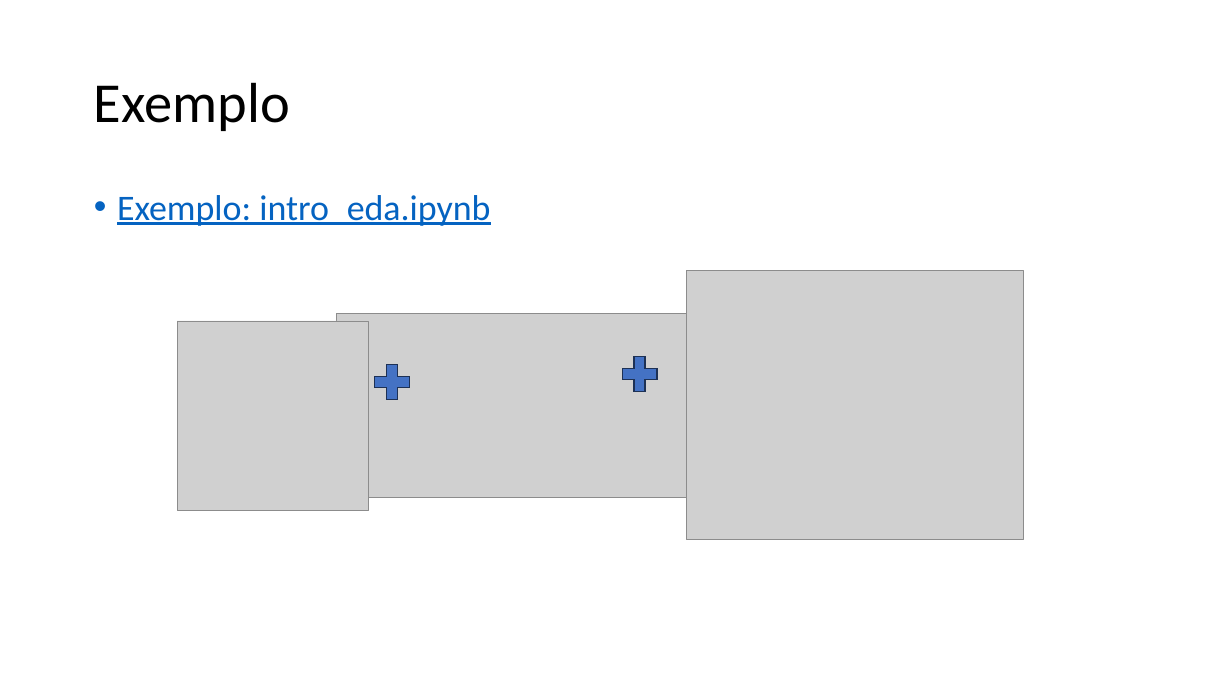
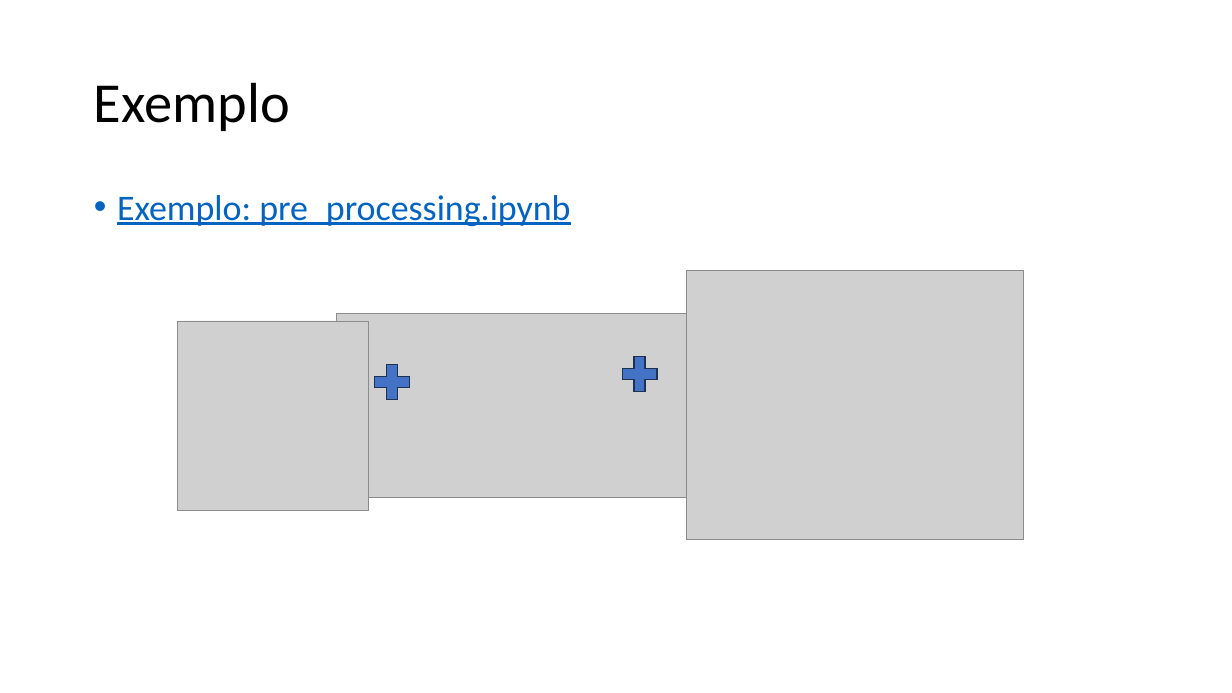
Before and after one commit to zz4fap/c24_inteligencia_artificial, a slide deck: slide 46 of slides/C24_Transformações.pptx (slide 47 before the commit). Drawn at 1232x693 pixels with LibreOffice and Linux fonts; fonts in the diff are those of the drawing; grey boxes stand for pictures. Boxes give left, top, right and bottom in pixels: in the first picture for what was removed or moved away, otherwise in the second. Text is boxed around its words. In the diff, an @@ line names an element or a change of style, - is before the commit and + after.

```diff
--- a/slides/C24_Transformações.pptx
+++ b/slides/C24_Transformações.pptx
@@ text at (117,195,570,226): text changed @@
-• Exemplo: intro_eda.ipynb
+• Exemplo: pre_processing.ipynb
```
Also in this commit, not shown: 2 other slides changed, 1 slide removed, 1 other file.
